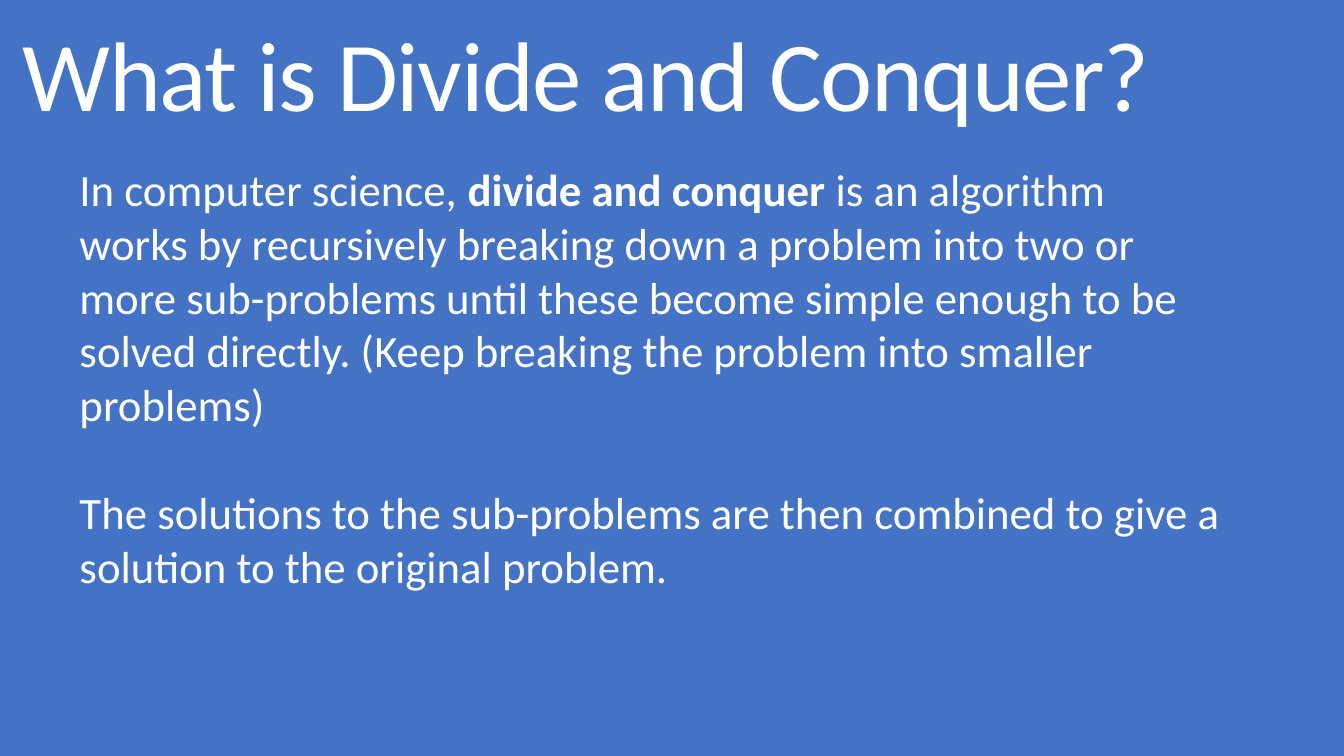
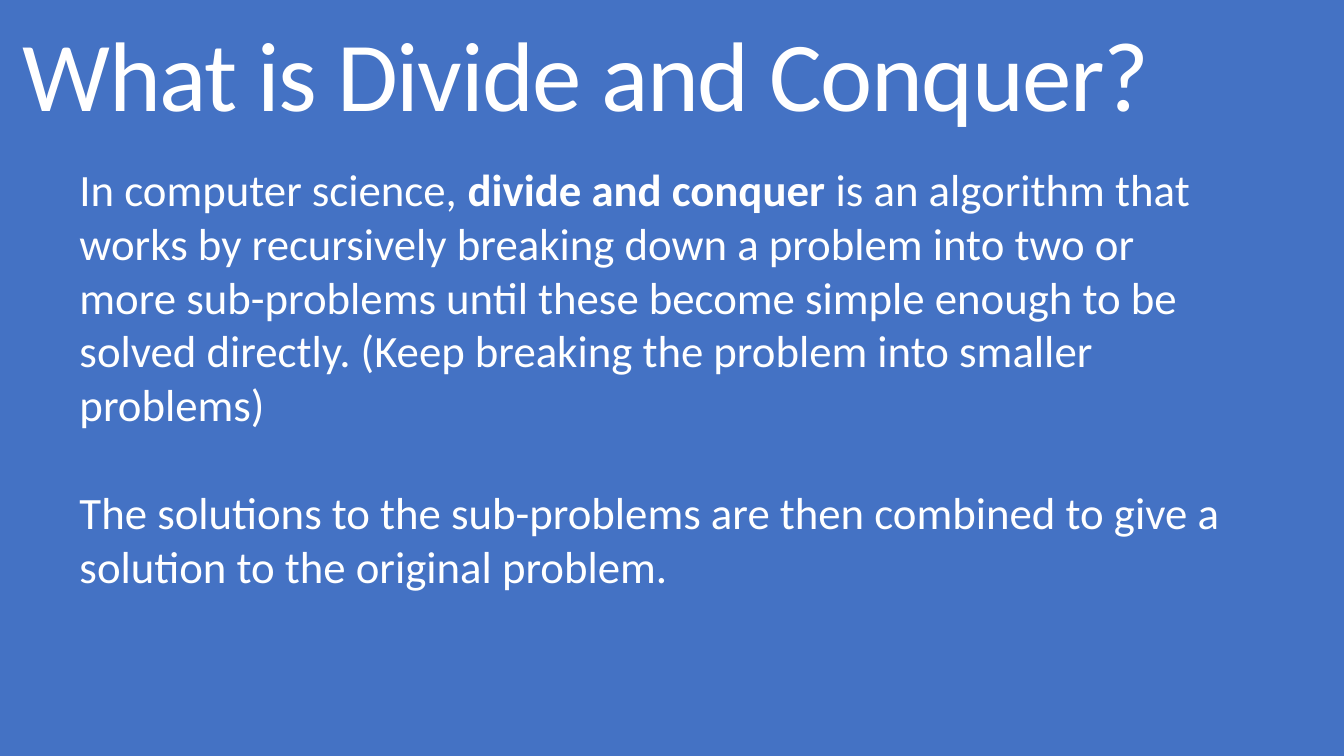
Before and after one commit to grecoe/teals, a slide deck: slide 2 of 5_presentations/DivideAndConquer.pptx. Drawn at 1344x756 pixels with LibreOffice and Linux fonts; fonts in the diff are those of the drawing. Boxes give left, top, right and bottom in pixels: in the first picture for what was removed or moved away, otherwise in the second. Text is boxed around its words. In the diff, an @@ line names an element or a change of style, - is before the commit and + after.

Commit message:
Clean up Divide and Conquer slides

```diff
--- a/5_presentations/DivideAndConquer.pptx
+++ b/5_presentations/DivideAndConquer.pptx
@@ text at [79, 174, 1190, 429]: text changed @@
-In computer science, divide and conquer is an algorithm works by recursively breaking down a problem into two or more sub-problems until these become simple enough to be solved directly. (Keep breaking the problem into smaller problems)
+In computer science, divide and conquer is an algorithm that works by recursively breaking down a problem into two or more sub-problems until these become simple enough to be solved directly. (Keep breaking the problem into smaller problems)
```
Also in this commit, not shown: 9 other slides changed, 1 slide added, 1 slide removed, 1 other file.
